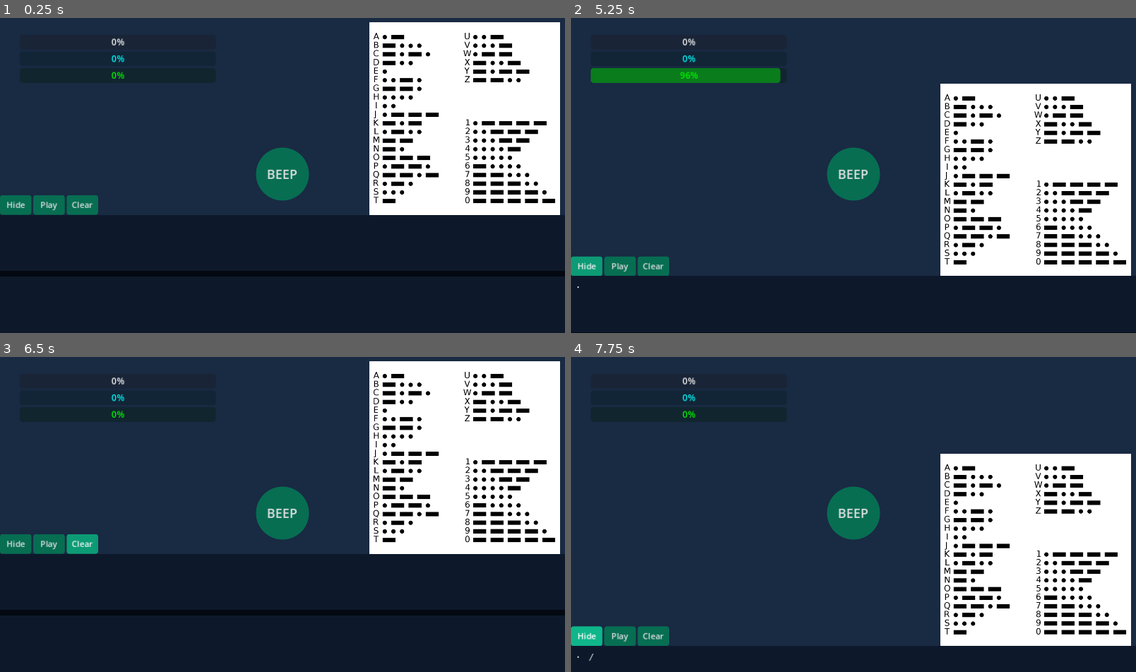
Above: before the commit, frames 1-4 (two rows, left to right).
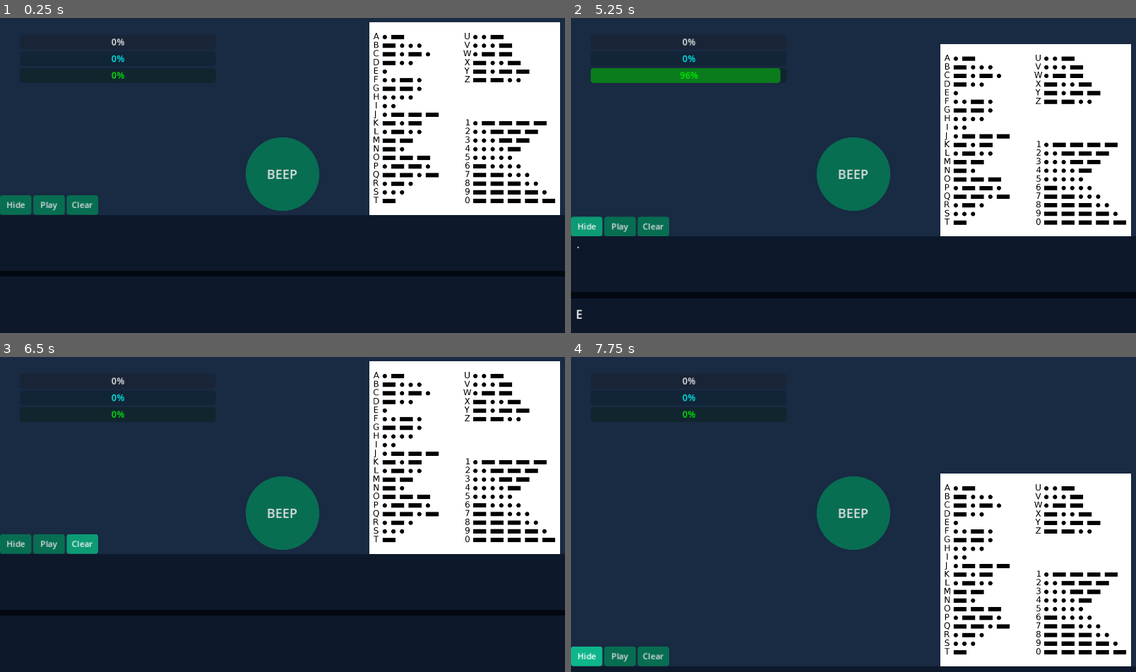
Above: after the commit, the same moments.

Repository: popcar2/MorseCodeSimulator
Game: Godot game, scene res://Scenes/main.tscn
The game is run twice, just before and just after one commit, with the same random seed, the same clock (stepped at 60 frames per second) and the same inputs.
Inputs:
- Up to frame 1 (0.25 s): no input
- Up to frame 2 (5.25 s): click "Hide" at 0.5 s; click "Play" at 1.25 s; click "Play" at 2 s; click "BEEP" at 2.75 s; click "Clear" at 3.5 s; click "BEEP" at 4.25 s; click "Hide" at 5 s
- Up to frame 3 (6.5 s): click "Clear" at 5.75 s
- Up to frame 4 (7.75 s): click "BEEP" at 6.5 s; click "Hide" at 7.25 s

The runs differ from the first frame. In frame 1, 1.2% of the frame differs, in the area x 43-57%, y 37-62%; in frame 2, 19%, in the area x 0-100%, y 8-100%; in frame 3, 1.2%; in frame 4, 13%.

Commit message:
Add sound manager, min/max sfx

Diff:
--- a/Nodes/settings_menu.tscn
+++ b/Nodes/settings_menu.tscn
@@ -114,7 +114,7 @@
 
 [node name="Letter Time Label" type="Label" parent="Settings Menu/TabContainer/Advanced/VBoxContainer/Letter Time Container"]
 layout_mode = 2
-text = "New Letter Timer"
+text = "Letter Gap Timer"
 
 [node name="Letter Time Spinbox" type="SpinBox" parent="Settings Menu/TabContainer/Advanced/VBoxContainer/Letter Time Container"]
 unique_name_in_owner = true
@@ -133,7 +133,7 @@
 
 [node name="Word Time Label" type="Label" parent="Settings Menu/TabContainer/Advanced/VBoxContainer/Word Time Container"]
 layout_mode = 2
-text = "New Word Timer"
+text = "Word Gap Timer"
 
 [node name="Word Time Spinbox" type="SpinBox" parent="Settings Menu/TabContainer/Advanced/VBoxContainer/Word Time Container"]
 unique_name_in_owner = true
--- /dev/null
+++ b/Nodes/sound_manager.tscn
@@ -0,0 +1,14 @@
+[gd_scene load_steps=4 format=3 uid="uid://cscdux0e6nqtc"]
+
+[ext_resource type="Script" path="res://Scripts/sound_manager.gd" id="1_0s7ei"]
+[ext_resource type="AudioStream" uid="uid://mdnbecc12qba" path="res://SFX/maximize.ogg" id="1_jusdh"]
+[ext_resource type="AudioStream" uid="uid://bwqy50mttbdef" path="res://SFX/minimize.ogg" id="2_ucdnb"]
+
+[node name="Sound Manager" type="Node"]
+script = ExtResource("1_0s7ei")
+
+[node name="MaximizeSFX" type="AudioStreamPlayer" parent="."]
+stream = ExtResource("1_jusdh")
+
+[node name="MinimizeSFX" type="AudioStreamPlayer" parent="."]
+stream = ExtResource("2_ucdnb")
--- a/Scenes/main.tscn
+++ b/Scenes/main.tscn
@@ -50,10 +50,10 @@
 anchor_top = 0.5
 anchor_right = 0.5
 anchor_bottom = 0.5
-offset_left = -54.0
-offset_top = -54.0
-offset_right = 54.0
-offset_bottom = 54.0
+offset_left = -75.0
+offset_top = -75.0
+offset_right = 75.0
+offset_bottom = 75.0
 grow_horizontal = 2
 grow_vertical = 2
 focus_mode = 0
--- a/Scripts/morse_controller.gd
+++ b/Scripts/morse_controller.gd
@@ -78,11 +78,13 @@
 func _hide_panel_toggled(toggled: bool):
 	var tween: Tween = create_tween()
 	tween.set_ease(Tween.EASE_OUT)
-	tween.set_trans(Tween.TRANS_CUBIC)
+	tween.set_trans(Tween.TRANS_QUINT)
 	if !toggled:
-		tween.tween_property(%'Bottom Panels', "position:y", 0, 1)
+		tween.tween_property(%'Bottom Panels', "position:y", 0, 0.65)
+		SoundManager.play_maximize_sfx()
 	else:
-		tween.tween_property(%'Bottom Panels', "position:y", 230, 1)
+		tween.tween_property(%'Bottom Panels', "position:y", 230, 0.65)
+		SoundManager.play_minimize_sfx()
 
 func _on_play_morse_button_toggled(_toggled: bool):
 	if is_playing_back:
@@ -115,10 +117,10 @@
 			await get_tree().create_timer(0.05).timeout
 		elif c == ' ':
 			word_count += 1
-			await get_tree().create_timer(0.15).timeout
+			await get_tree().create_timer(0.2).timeout
 		elif c == '|':
 			space_count += 1
-			await get_tree().create_timer(0.4).timeout
+			await get_tree().create_timer(0.6).timeout
 	is_playing_back = false
 	morse_label.text = HelperFunctions.strip_bbcode(morse_label.text)
 	normal_label.text = HelperFunctions.strip_bbcode(normal_label.text)
--- /dev/null
+++ b/Scripts/sound_manager.gd
@@ -0,0 +1,10 @@
+extends Node
+
+@onready var maximizeSFX: AudioStreamPlayer = $MaximizeSFX
+@onready var minimizeSFX: AudioStreamPlayer = $MinimizeSFX
+
+func play_maximize_sfx():
+	maximizeSFX.play()
+
+func play_minimize_sfx():
+	minimizeSFX.play()
--- a/project.godot
+++ b/project.godot
@@ -19,6 +19,7 @@
 
 HelperFunctions="*res://Nodes/helper_functions.tscn"
 SettingsMenu="*res://Nodes/settings_menu.tscn"
+SoundManager="*res://Nodes/sound_manager.tscn"
 
 [display]
 
Not shown, added: SFX/maximize.ogg.import
Not shown, added: SFX/minimize.ogg.import
Not shown, added: SFX/maximize.ogg
Not shown, added: SFX/minimize.ogg
